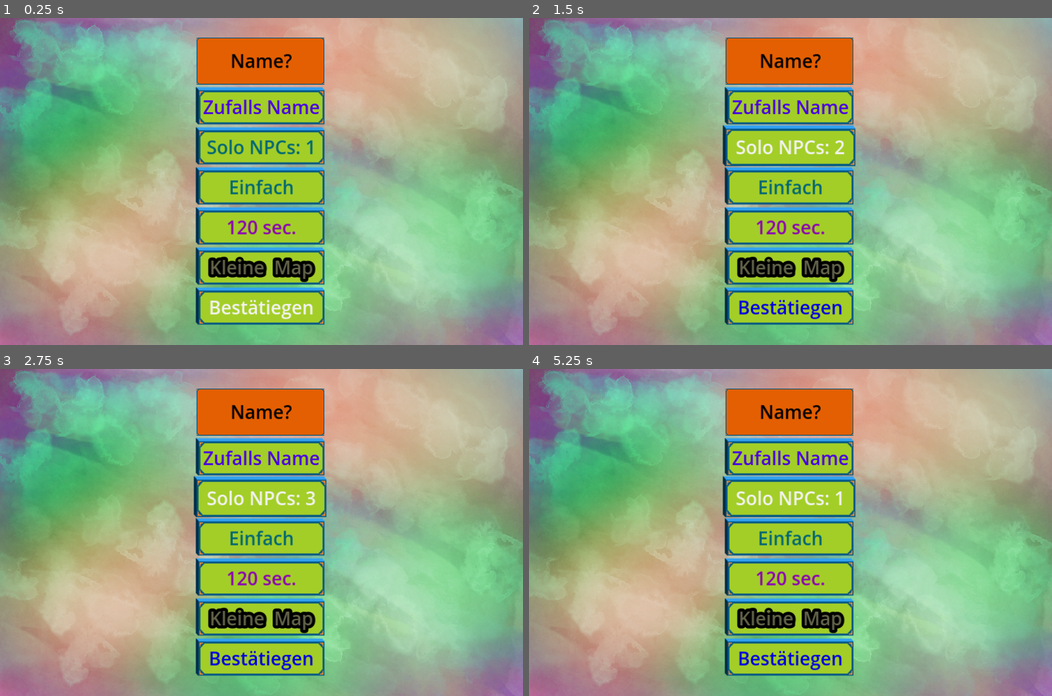
Above: before the commit, frames 1-4 (two rows, left to right).
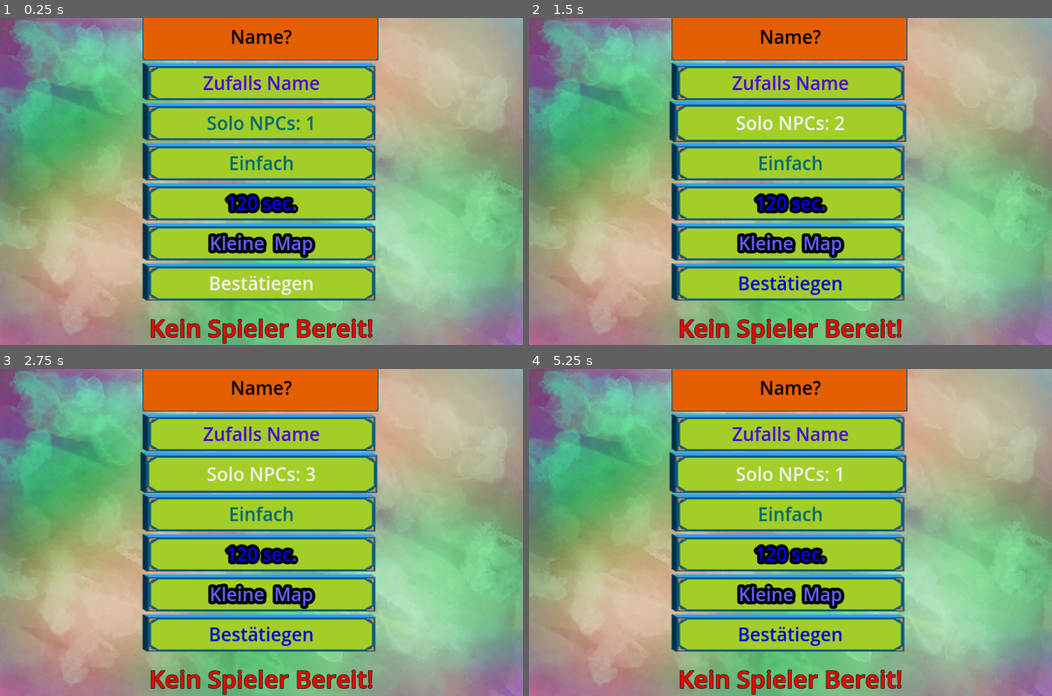
Above: after the commit, the same moments.

Repository: NIK-98/Paint_The_Ground
Game: Godot game, scene res://sceens/level.tscn
Two runs of this game, one before a commit and one after it. Both use one fixed random seed, a clock stepped at 60 frames per second and the inputs below. This scene is started directly instead of the project's main scene.
Inputs:
- Up to frame 1 (0.25 s): no input
- Up to frame 2 (1.5 s): click "Bestätiegen" at 0.5 s; click "Solo NPCs: 1" at 1.25 s
- Up to frame 3 (2.75 s): click "Solo NPCs: 2" at 2 s
- Up to frame 4 (5.25 s): click "Solo NPCs: 3" at 2.75 s; click "Solo NPCs: 1" at 3.5 s; click "Solo NPCs: 2" at 4.25 s; click "Solo NPCs: 3" at 5 s

The runs differ from the first frame. In frame 1, 35% of the frame differs, in the area x 27-73%, y 0-100%; in frame 2, 35%; in frame 3, 35%; in frame 4, 35%.
Error before the commit: Attempt to call function 'get_node' in base 'null instance' on a null instance. (res://scripts/level.gd:50)
Error after the commit: Attempt to call function 'get_node' in base 'null instance' on a null instance. (res://scripts/level.gd:49)

Commit message:
kleinere loby anpassungen

Diff:
--- a/sceens/level.tscn
+++ b/sceens/level.tscn
@@ -122,6 +122,7 @@
 Button/colors/font_color = Color(0.544802, 0.00126815, 0.705635, 1)
 Button/font_sizes/font_size = 45
 Button/fonts/font = SubResource("SystemFont_8s71y")
+Button/styles/disabled = SubResource("StyleBoxTexture_j6t8r")
 Button/styles/focus = SubResource("StyleBoxEmpty_rko0x")
 Button/styles/hover = SubResource("StyleBoxTexture_e27jt")
 Button/styles/normal = SubResource("StyleBoxTexture_j6t8r")
@@ -258,6 +259,18 @@
 properties/23/path = NodePath("Werten:visible")
 properties/23/spawn = true
 properties/23/replication_mode = 1
+properties/24/path = NodePath("loby/CenterContainer/VBoxContainer/VBoxContainer/npcs:text")
+properties/24/spawn = true
+properties/24/replication_mode = 1
+properties/25/path = NodePath("loby/CenterContainer/VBoxContainer/VBoxContainer/Speed:text")
+properties/25/spawn = true
+properties/25/replication_mode = 1
+properties/26/path = NodePath("loby/CenterContainer/VBoxContainer/settime:text")
+properties/26/spawn = true
+properties/26/replication_mode = 1
+properties/27/path = NodePath("loby/CenterContainer/VBoxContainer/Map:text")
+properties/27/spawn = true
+properties/27/replication_mode = 1
 
 [node name="level" type="Node2D" groups=["Level"]]
 script = ExtResource("1_5145t")
@@ -502,16 +515,17 @@
 text = "Einfach"
 
 [node name="settime" type="Button" parent="loby/CenterContainer/VBoxContainer"]
-visible = false
 layout_mode = 2
 theme = SubResource("Theme_cpsan")
+theme_override_colors/font_color = Color(0, 0, 1, 1)
+theme_override_colors/font_outline_color = Color(0, 0, 0, 1)
+theme_override_constants/outline_size = 30
 text = "120 sec."
 
 [node name="Map" type="Button" parent="loby/CenterContainer/VBoxContainer"]
-visible = false
 layout_mode = 2
 theme = SubResource("Theme_cpsan")
-theme_override_colors/font_color = Color(0.387014, 0.390815, 0.289187, 1)
+theme_override_colors/font_color = Color(0.388235, 0.392157, 1, 1)
 theme_override_colors/font_outline_color = Color(0, 0, 0, 1)
 theme_override_constants/outline_size = 30
 text = "Kleine  Map"
@@ -523,12 +537,12 @@
 script = ExtResource("15_unqr3")
 
 [node name="Warten" type="Label" parent="loby/CenterContainer/VBoxContainer"]
-visible = false
 layout_mode = 2
 theme_override_colors/font_color = Color(1, 0, 0, 1)
 theme_override_colors/font_outline_color = Color(0, 0, 0, 1)
 theme_override_constants/outline_size = 5
 theme_override_font_sizes/font_size = 60
+text = "Kein Spieler Bereit!"
 
 [node name="warte_map" type="Label" parent="loby/CenterContainer/VBoxContainer"]
 visible = false
--- a/scripts/level.gd
+++ b/scripts/level.gd
@@ -40,7 +40,6 @@
 	$loby/CenterContainer/VBoxContainer/name_input.visible = true
 	$loby/CenterContainer/VBoxContainer/Enter.visible = true
 	$loby/CenterContainer/VBoxContainer/Random.visible = true
-	$loby/CenterContainer/VBoxContainer/Warten.visible = false
 	$Werten.visible = false
 	$CanvasLayer/Time.visible = false
 	$CanvasLayer/Bomb_time.visible = false
@@ -102,11 +101,23 @@
 
 
 @rpc("any_peer","call_local")
-func visibility_npc_settings():
+func set_npc_settings():
 	if multiplayer.get_peers().is_empty() and not OS.has_feature("dedicated_server"):
-		$loby/CenterContainer/VBoxContainer/VBoxContainer.visible = true
+		$loby/CenterContainer/VBoxContainer/VBoxContainer/npcs.disabled = false
+		$loby/CenterContainer/VBoxContainer/VBoxContainer/Speed.disabled = false
+		if multiplayer.is_server() or OS.has_feature("dedicated_server"):
+			$loby/CenterContainer/VBoxContainer/VBoxContainer/npcs.text = str("Solo NPCs: ",Global.count_npcs)
+			$loby._on_speed_pressed()
+		$loby/CenterContainer/VBoxContainer/Warten.text = "Solo Modus!"
 	else:
-		$loby/CenterContainer/VBoxContainer/VBoxContainer.visible = false
+		$loby/CenterContainer/VBoxContainer/VBoxContainer/npcs.disabled = true
+		$loby/CenterContainer/VBoxContainer/VBoxContainer/Speed.disabled = true
+		if not multiplayer.is_server() and not OS.has_feature("dedicated_server"):
+			$loby/CenterContainer/VBoxContainer/VBoxContainer/npcs.visible = false
+			$loby/CenterContainer/VBoxContainer/VBoxContainer/Speed.visible = false
+			$loby/CenterContainer/VBoxContainer/settime.disabled = true
+			$loby/CenterContainer/VBoxContainer/Map.disabled = true
+		$loby/CenterContainer/VBoxContainer/Warten.text = "Kein Spieler Bereit!"
 
 
 @rpc("any_peer","call_local")
@@ -194,6 +205,7 @@
 	add_score(id, false)
 	add_power_icons(id, false)
 	add_score_visual(id, false)
+	set_npc_settings.rpc()
 
 
 @rpc("any_peer","call_local")
--- a/scripts/loby.gd
+++ b/scripts/loby.gd
@@ -55,16 +55,13 @@
 func update_player_wait(positive: bool):
 	if positive:
 		player_wait_count += 1
-		$CenterContainer/VBoxContainer/Warten.visible = true
 		$CenterContainer/VBoxContainer/Warten.text = str(player_wait_count, " Player bereit!")
 	if not positive and player_wait_count > 0:
 		player_wait_count -= 1
-		if player_wait_count == 0:
-			$CenterContainer/VBoxContainer/Warten.visible = false
-		else:
+		if player_wait_count != 0:
 			$CenterContainer/VBoxContainer/Warten.text = str(player_wait_count, " Player bereit!")
 
-	if player_conect_count == player_wait_count and $CenterContainer/VBoxContainer/Warten.visible:
+	if player_conect_count == player_wait_count:
 		$CenterContainer/VBoxContainer/Warten.text = str("Alle Player bereit!")
 		if multiplayer.is_server():
 			$CenterContainer/VBoxContainer/start.visible = true
@@ -110,7 +107,6 @@
 	$CenterContainer/VBoxContainer/Random.visible = false
 	$CenterContainer/VBoxContainer/settime.visible = false
 	$CenterContainer/VBoxContainer/Map.visible = false
-	$CenterContainer/VBoxContainer/Warten.visible = true
 	$CenterContainer/VBoxContainer/start.text = "Beenden"
 	$CenterContainer/VBoxContainer/Warten.text = str("Kein Mitspieler gefunden!")
 	$CenterContainer/VBoxContainer/start.visible = true
@@ -167,12 +163,14 @@
 	if $CenterContainer/VBoxContainer/name_input.text != "":
 		get_parent().is_server_run_game.rpc()
 		update_player_wait.rpc(true)
-		$CenterContainer/VBoxContainer/VBoxContainer.visible = false
+		$CenterContainer/VBoxContainer/VBoxContainer/npcs.disabled = true
+		$CenterContainer/VBoxContainer/VBoxContainer/Speed.disabled = true
 		$CenterContainer/VBoxContainer/name_input.visible = false
 		$CenterContainer/VBoxContainer/Enter.visible = false
 		$CenterContainer/VBoxContainer/Random.visible = false
 		$CenterContainer/VBoxContainer/settime.visible = false
 		$CenterContainer/VBoxContainer/Map.visible = false
+		$CenterContainer/VBoxContainer/VBoxContainer.visible = false
 		Global.trigger_host_focus = true
 		$CenterContainer/VBoxContainer/start.grab_focus()
 		Global.trigger_host_focus = false
@@ -292,7 +290,6 @@
 
 func vor_start_trigger():
 	$CenterContainer/VBoxContainer/warte_map.visible = true
-	$CenterContainer/VBoxContainer/Warten.visible = false
 	$CenterContainer/VBoxContainer/start.visible = false
 
 
--- a/scripts/npc.gd
+++ b/scripts/npc.gd
@@ -43,7 +43,7 @@
 		set_random_direction()
 		score_counter()
 
-	if level.get_node("loby/CenterContainer/VBoxContainer/Warten").visible:
+	if level.get_node("loby/CenterContainer/VBoxContainer/Warten").text == "Alle Player bereit!":
 		if not Gametriggerstart:
 			Gametriggerstart = true
 			position = Vector2(randi_range(npc_spawn_grenze,Global.Spielfeld_Size.x-npc_spawn_grenze-$Color.size.x),randi_range(npc_spawn_grenze,Global.Spielfeld_Size.y-npc_spawn_grenze-$Color.size.y))
--- a/scripts/player.gd
+++ b/scripts/player.gd
@@ -39,7 +39,6 @@
 func _ready():
 	if name.to_int() == multiplayer.get_unique_id():
 		camera.make_current()
-	level.visibility_npc_settings.rpc()
 	level.get_node("loby").update_player_count.rpc_id(multiplayer.get_unique_id(), true)
 	$CanvasLayer/Winner.visible = false
 	$CanvasLayer/Los.visible = false
@@ -53,7 +52,7 @@
 		sync_hide_win_los_meldung.rpc(name.to_int())
 		score_counter()
 
-	if level.get_node("loby/CenterContainer/VBoxContainer/Warten").visible:
+	if level.get_node("loby/CenterContainer/VBoxContainer/Warten").text == "Alle Player bereit!":
 		if not Gametriggerstart:
 			Gametriggerstart = true
 			position = Vector2(randi_range(player_spawn_grenze,Global.Spielfeld_Size.x-player_spawn_grenze-$Color.size.x),randi_range(player_spawn_grenze,Global.Spielfeld_Size.y-player_spawn_grenze-$Color.size.y))
--- a/scripts/scoreboard.gd
+++ b/scripts/scoreboard.gd
@@ -72,7 +72,6 @@
 	$"../loby".update_player_wait.rpc(true)
 	get_parent().reset_vars_level.rpc_id(1)
 	set_visiblety.rpc_id(1,"../loby", true)
-	set_visiblety.rpc_id(1,"../loby/CenterContainer/VBoxContainer/Warten", true)
 	$CanvasLayer.visible = false
 
 
